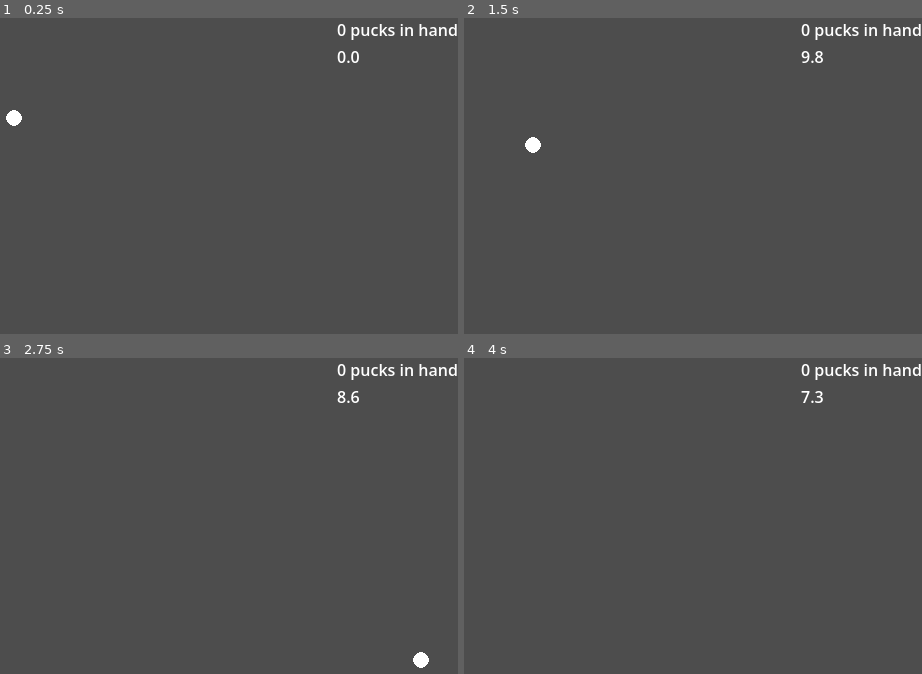
Above: before the commit, frames 1-4 (two rows, left to right).
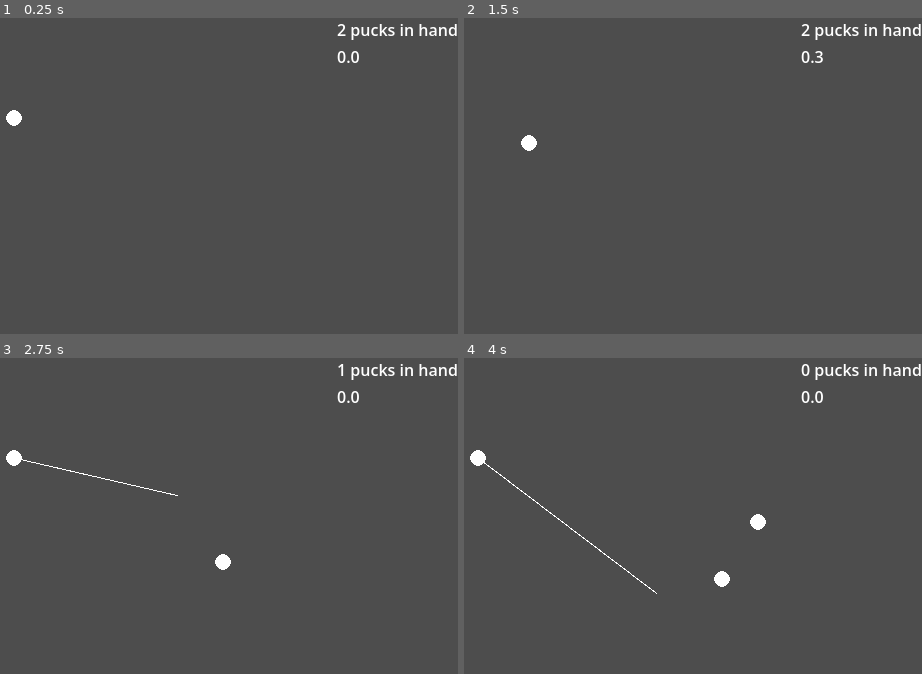
Above: after the commit, the same moments.

Repository: autumn-heights/levelherup-jam-2026
Game: Godot game, scene res://scenes/world.tscn
The game is run twice, just before and just after one commit, with the same random seed, the same clock (stepped at 60 frames per second) and the same inputs.
Inputs (mouse positions are in pixels of both pictures, inside the frame that each line leads up to):
- Up to frame 1 (0.25 s): no input
- Up to frame 2 (1.5 s): tap Enter at 0.5 s; move the mouse to (770, 261) at 0.52 s; press the mouse at (770, 261) at 0.53 s; tap Space at 1.25 s; move the mouse to (541, 318) at 1.27 s; release the mouse at (541, 318) at 1.28 s; click (541, 318) at 1.35 s
- Up to frame 3 (2.75 s): move the mouse to (238, 509) at 2.02 s; press the mouse at (238, 509) at 2.03 s
- Up to frame 4 (4 s): move the mouse to (outside the picture) at 2.77 s; release the mouse at (outside the picture) at 2.78 s; click (outside the picture) at 2.85 s; move the mouse to (outside the picture) at 3.52 s; press the mouse at (outside the picture) at 3.53 s

The runs differ from the first frame. In frame 1, less than 0.1% of the frame differs, in the area x 73-76%, y 1-6%; in frame 2, 0.2%; in frame 3, 0.6%; in frame 4, 0.6%, in the area x 1-79%, y 10-75%.

Commit message:
PUCK IN MOTION RING CAMERA DETECTED

Diff:
--- a/fill-bucket-golf/scenes/puck.gd
+++ b/fill-bucket-golf/scenes/puck.gd
@@ -1,4 +1,8 @@
 extends RigidBody2D
+
+
+@export_category("Physics")
+@export var puck_friction = 0.02
 
 # Called when the node enters the scene tree for the first time.
 func _ready() -> void:
@@ -7,4 +11,5 @@
 
 # Called every frame. 'delta' is the elapsed time since the previous frame.
 func _process(_delta: float) -> void:
+	linear_velocity *= (1-puck_friction);
 	pass
--- a/fill-bucket-golf/scenes/world.gd
+++ b/fill-bucket-golf/scenes/world.gd
@@ -2,7 +2,7 @@
 
 var scene_puck = preload("res://scenes/puck.tscn");
 
-var pucks_in_hand = 1;
+var pucks_in_hand = 3;
 
 var all_pucks = [];
 var current_puck = null;
@@ -16,14 +16,14 @@
 
 @export_category("Timings")
 @export var shot_time = 0.5
-@export var end_time = 6.0
+@export var end_time = 2.0
 
 
 # Called when the node enters the scene tree for the first time.
 func _ready() -> void:
 	thrower.create_puck_request.connect(create_puck)
 	thrower.shoot_puck.connect(shoot_puck)
-	wait_timer.timeout.connect(create_puck)
+	wait_timer.timeout.connect(wait_timer_timeout)
 	create_puck();
 
 
@@ -48,8 +48,13 @@
 	# if it was the last puck, wait for them all to finish timer
 	if pucks_in_hand == 0:
 		wait_timer_label.show();
-		wait_timer.wait_time = 10.0;
+		wait_timer.wait_time = end_time;
 		wait_timer.start();
+	else:
+		wait_timer_label.show();
+		wait_timer.wait_time = shot_time;
+		wait_timer.start();
+
 
 	# ready up for the next shot
 	pass
@@ -74,7 +79,7 @@
 		create_puck()
 
 func update_pucks_in_motion():
-	var pucks_in_motion = 0
+	pucks_in_motion = 0
 	for puck in all_pucks:
 		if puck.linear_velocity.length() > 10:
 			pucks_in_motion += 1;
